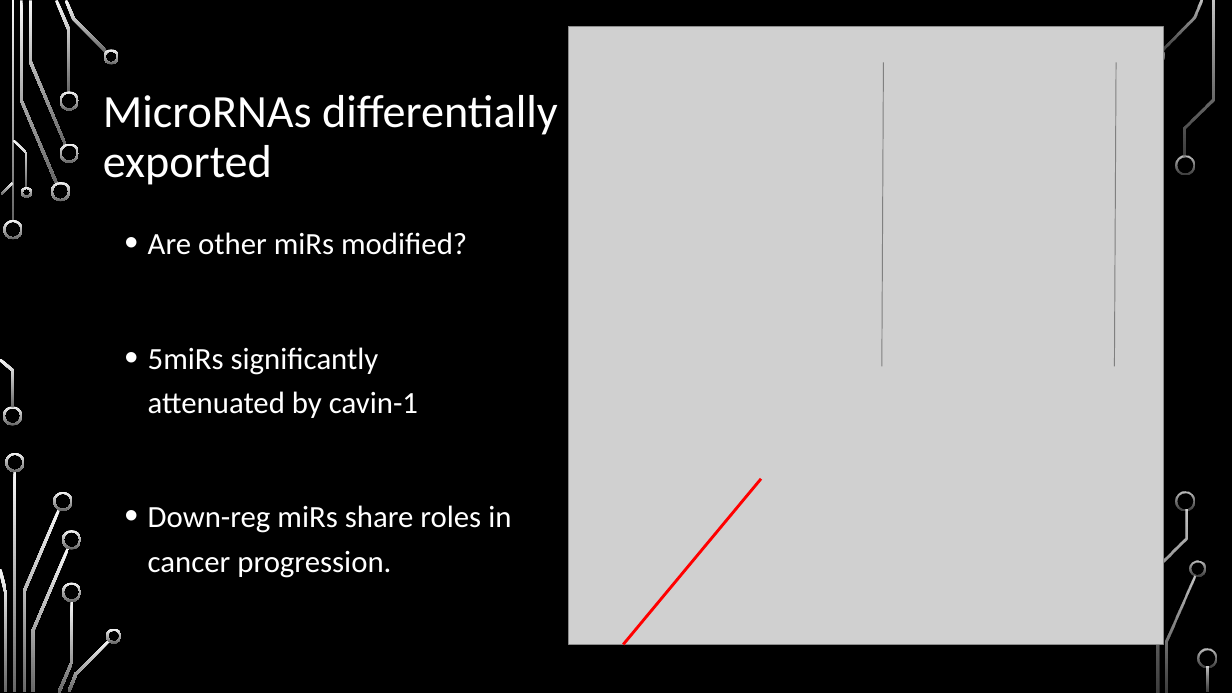
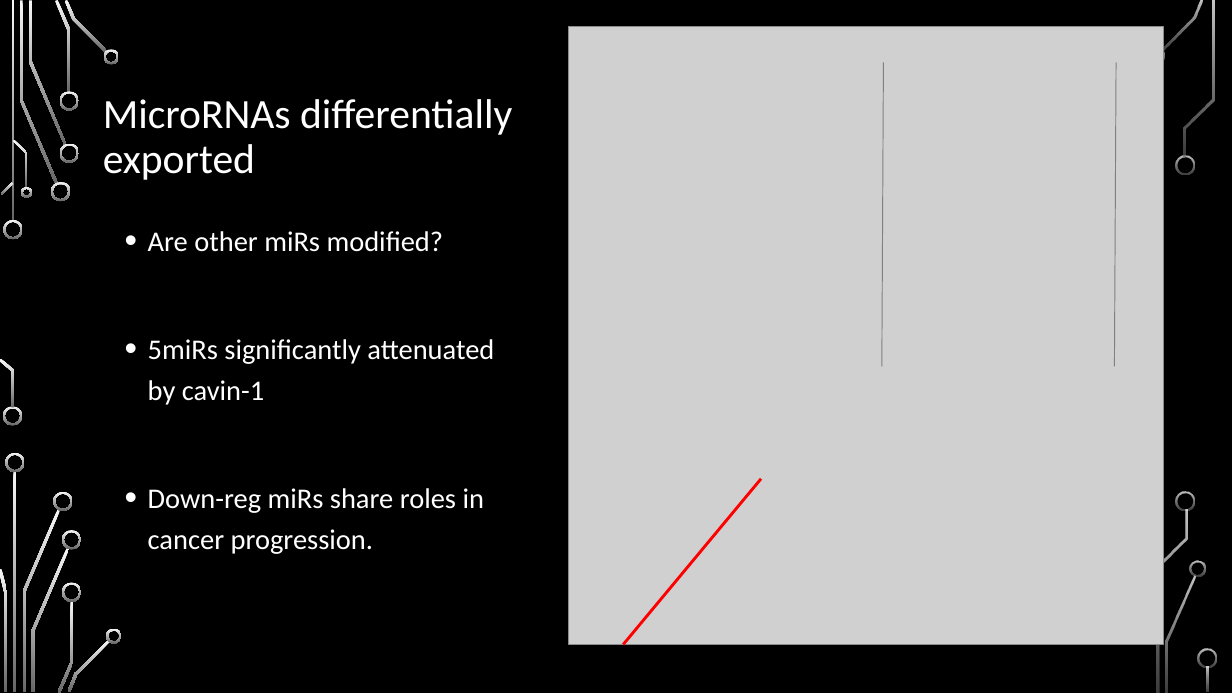
Before and after one commit to HarleyRobinson/Honours2, a slide deck: slide 6 of BackgroundInfo/MeetingSept.pptx. Drawn at 1232x693 pixels with LibreOffice and Linux fonts; fonts in the diff are those of the drawing; grey boxes stand for pictures; background and template pictures are left out. Boxes give left, top, right and bottom in pixels: in the first picture for what was removed or moved away, otherwise in the second. Text is boxed around its words. In the diff, an @@ line names an element or a change of style, - is before the commit and + after.

```diff
--- a/BackgroundInfo/MeetingSept.pptx
+++ b/BackgroundInfo/MeetingSept.pptx
@@ title "MicroRNAs differentially exported" at <box>103,99,512,180</box>: size 36 to 32.4 pt @@
@@ text "Are other miRs modified?" at <box>148,231,494,554</box>: size 24 to 22.2 pt @@
```
Also in this commit, not shown: 4 other slides changed, 6 other files.
